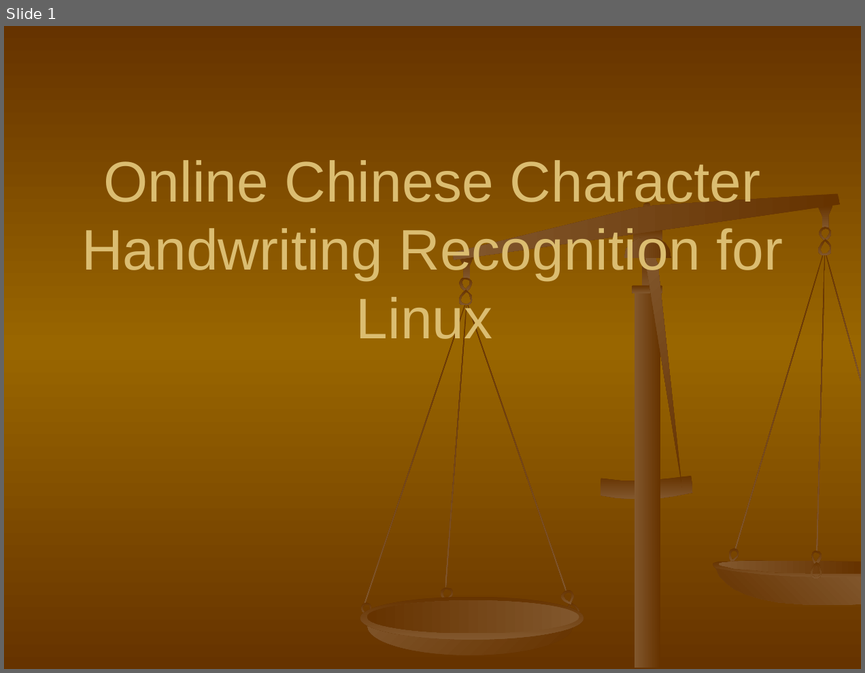
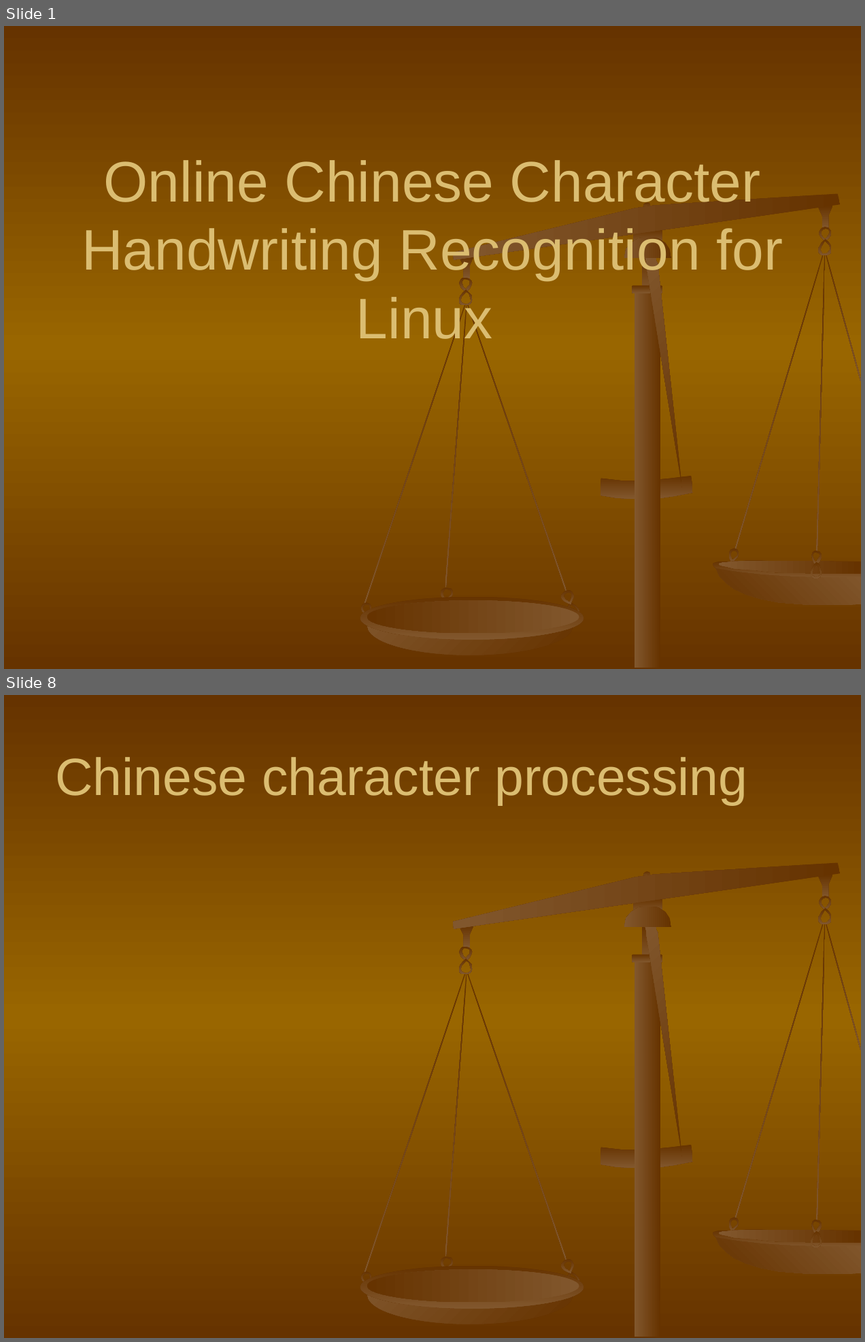
Before and after one commit to shaileshBhokare/honours, a slide deck: ITN100/Assignment/Presentation/presentation.ppt. Shown one above the other, each under a label of ours: slide 1 before the commit, slides 1 and 8 after it; the slides between them are not shown. The pictures are 865x673 and 865x1342 pixels, drawn with LibreOffice and Linux fonts; fonts in the diff are those of the drawing. Boxes give left, top, right and bottom in pixels: in the first picture for what was removed or moved away, otherwise in the second. Text is boxed around its words. In the diff, an @@ line names an element or a change of style, - is before the commit and + after.

```diff
--- a/ITN100/Assignment/Presentation/presentation.ppt
+++ b/ITN100/Assignment/Presentation/presentation.ppt
@@ slide 8 added at bbox=[4, 695, 861, 1338], background gradient #663300 to #996600; not listed: 34 template elements that a slide beside it also shows @@
@@ title added at bbox=[55, 757, 747, 805], 44 pt, text #DBBD71 @@
+Chinese character processing
```
Also in this commit, not shown: 1 slide changed, 7 other slides added, 1 slide removed, 3 other files.
